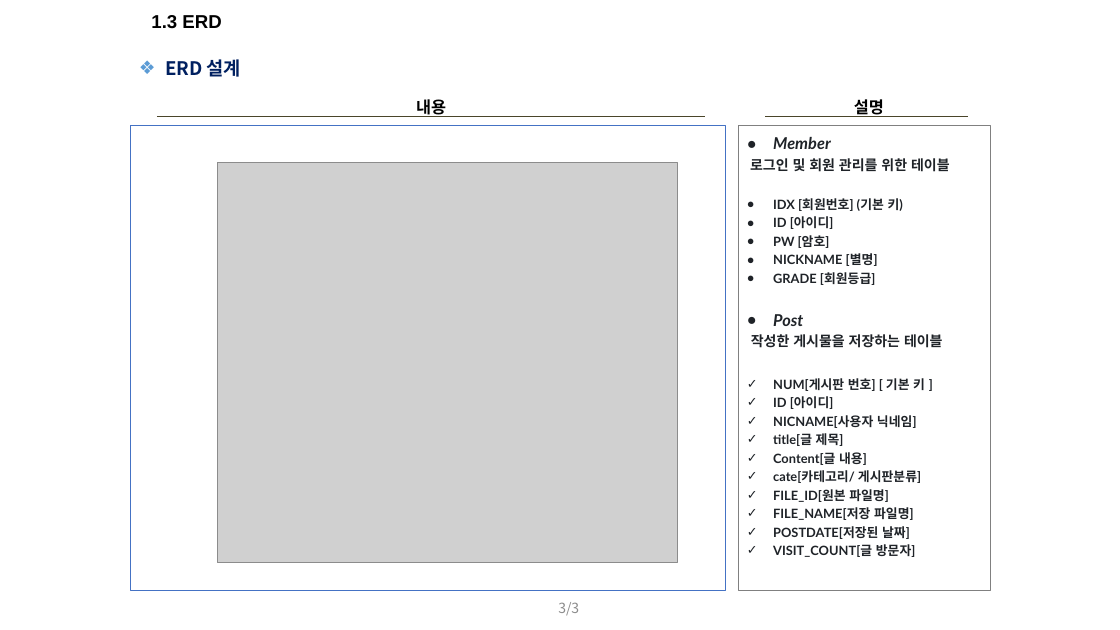
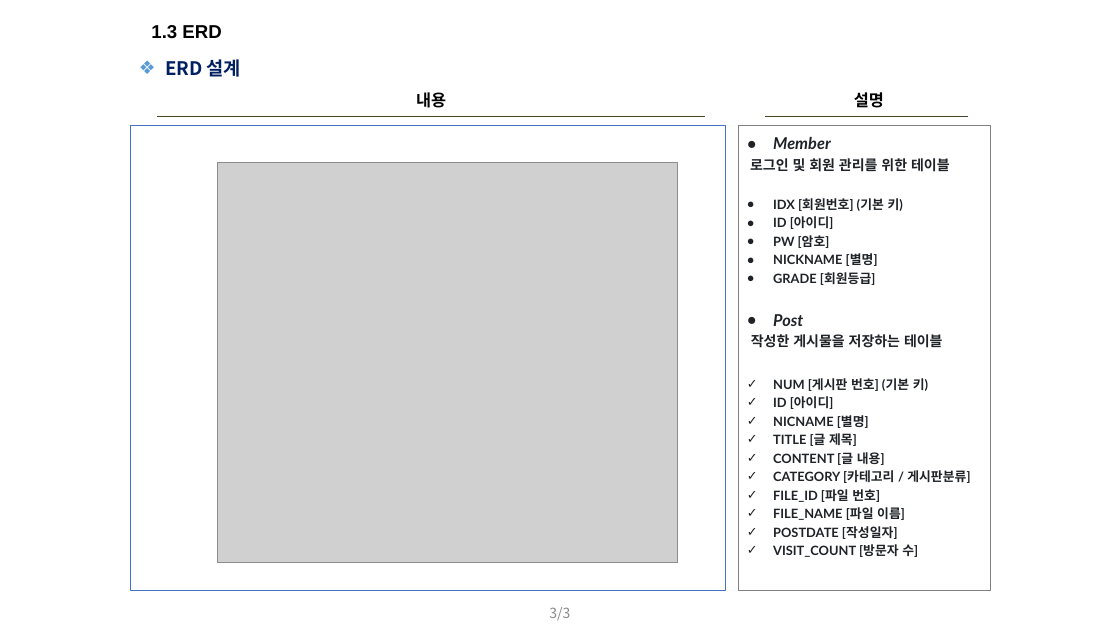
Before and after one commit to DahyeonS/Bike_Mini_Project, a slide deck: slide 3 of presentation/따릉따릉이.pptx. Drawn at 1120x630 pixels with LibreOffice and Linux fonts; fonts in the diff are those of the drawing; grey boxes stand for pictures. Boxes give left, top, right and bottom in pixels: in the first picture for what was removed or moved away, otherwise in the second. Text is boxed around its words. In the diff, an @@ line names an element or a change of style, - is before the commit and + after.

```diff
--- a/presentation/따릉따릉이.pptx
+++ b/presentation/따릉따릉이.pptx
@@ text "1.3 ERD": place and size @@
-text "1.3 ERD" at box(151, 15, 221, 29)
+text "1.3 ERD" at box(151, 25, 221, 39)
@@ text "내용": place and size @@
-text "내용" at box(416, 99, 446, 117)
+text "내용" at box(416, 92, 446, 108)
@@ text "설명": place and size @@
-text "설명" at box(854, 99, 884, 117)
+text "설명" at box(854, 92, 884, 108)
@@ text in pentagon arrow at box(773, 378, 928, 391): text changed @@
-✓ NUM[게시판 번호] [ 기본 키 ]
+✓ NUM [게시판 번호] (기본 키)
@@ text in pentagon arrow at box(773, 414, 970, 557): text changed @@
-✓ NICNAME[사용자 닉네임]
-✓ title[글 제목]
-✓ Content[글 내용]
-✓ cate[카테고리/ 게시판분류]
-✓ FILE_ID[원본 파일명]
-✓ FILE_NAME[저장 파일명]
-✓ POSTDATE[저장된 날짜]
-✓ VISIT_COUNT[글 방문자]
+✓ NICNAME [별명]
+✓ TITLE [글 제목]
+✓ CONTENT [글 내용]
+✓ CATEGORY [카테고리 / 게시판분류]
+✓ FILE_ID [파일 번호]
+✓ FILE_NAME [파일 이름]
+✓ POSTDATE [작성일자]
+✓ VISIT_COUNT [방문자 수]
@@ page number: place and size @@
-page number at box(558, 602, 579, 616)
+page number at box(549, 607, 570, 621)
@@ page number at box(549, 607, 570, 621): alignment right to centre @@
```
Also in this commit, not shown: 2 other slides changed.
